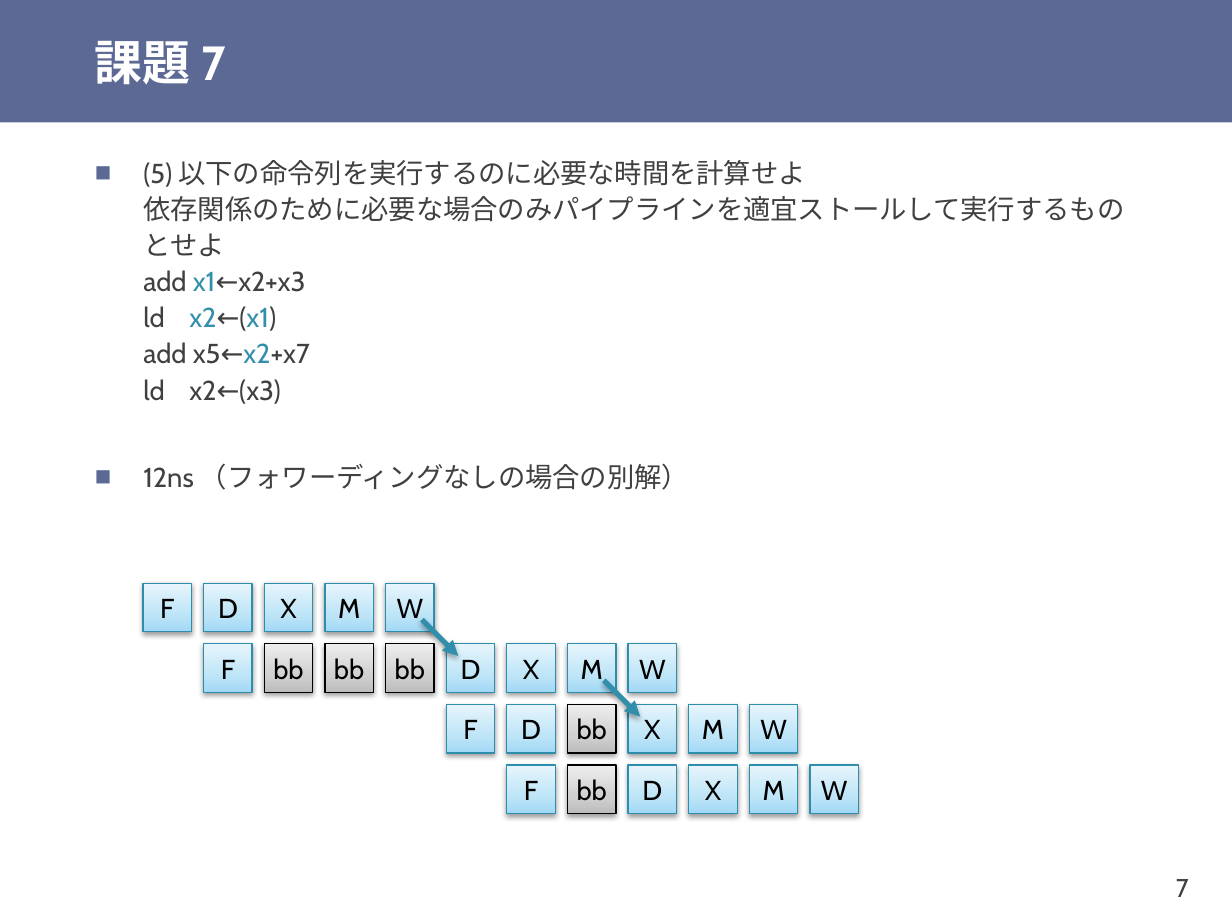
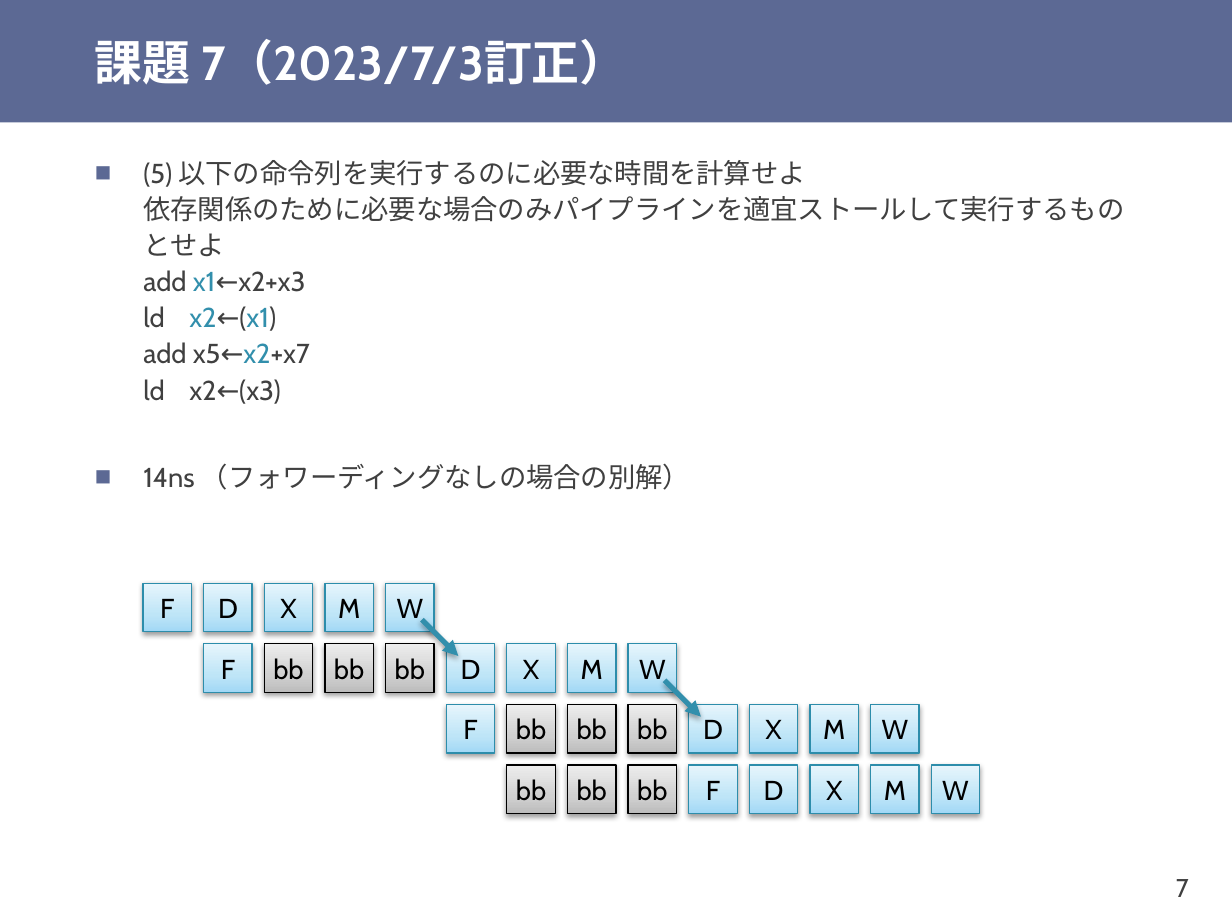
Before and after one commit to shioyadan/otya-computer-architecture-i, a slide deck: slide 7 of cai-shioya-08.pptx. Drawn at 1232x924 pixels with LibreOffice and Linux fonts; fonts in the diff are those of the drawing. Boxes give left, top, right and bottom in pixels: in the first picture for what was removed or moved away, otherwise in the second. Text is boxed around its words. In the diff, an @@ line names an element or a change of style, - is before the commit and + after.

```diff
--- a/cai-shioya-08.pptx
+++ b/cai-shioya-08.pptx
@@ title at (x1=95, y1=39, x2=627, y2=85): text changed @@
-課題 7
+課題 7（2023/7/3訂正）
@@ text at (x1=143, y1=463, x2=690, y2=490): text changed @@
-■ 12ns （フォワーディングなしの場合の別解）
+■ 14ns （フォワーディングなしの場合の別解）
@@ arrow moved from (604, 680) - (641, 717) to (664, 680) - (701, 717) @@
@@ rectangle added at (x1=506, y1=705, x2=554, y2=753), fill gradient #BDBDBD to #D1D1D1 to #EEEEEE, outline #000000 0.75 pt, 16 pt, text #000000 @@
+bb
@@ rectangle added at (x1=628, y1=705, x2=676, y2=753), fill gradient #BDBDBD to #D1D1D1 to #EEEEEE, outline #000000 0.75 pt, 16 pt, text #000000 @@
+bb
@@ rectangle "D" moved from (x1=506, y1=705, x2=554, y2=753) to (x1=689, y1=705, x2=737, y2=753) @@
@@ rectangle added at (x1=506, y1=765, x2=554, y2=813), fill gradient #BDBDBD to #D1D1D1 to #EEEEEE, outline #000000 0.75 pt, 16 pt, text #000000 @@
+bb
@@ rectangle added at (x1=628, y1=765, x2=676, y2=813), fill gradient #BDBDBD to #D1D1D1 to #EEEEEE, outline #000000 0.75 pt, 16 pt, text #000000 @@
+bb
@@ rectangle "F" moved from (x1=506, y1=765, x2=554, y2=813) to (x1=689, y1=765, x2=737, y2=813) @@
@@ 7 rectangles moved together from (x1=628, y1=705, x2=857, y2=813) to (x1=749, y1=705, x2=979, y2=813) @@
```
Also in this commit, not shown: 1 other slide changed, 3 other files.
